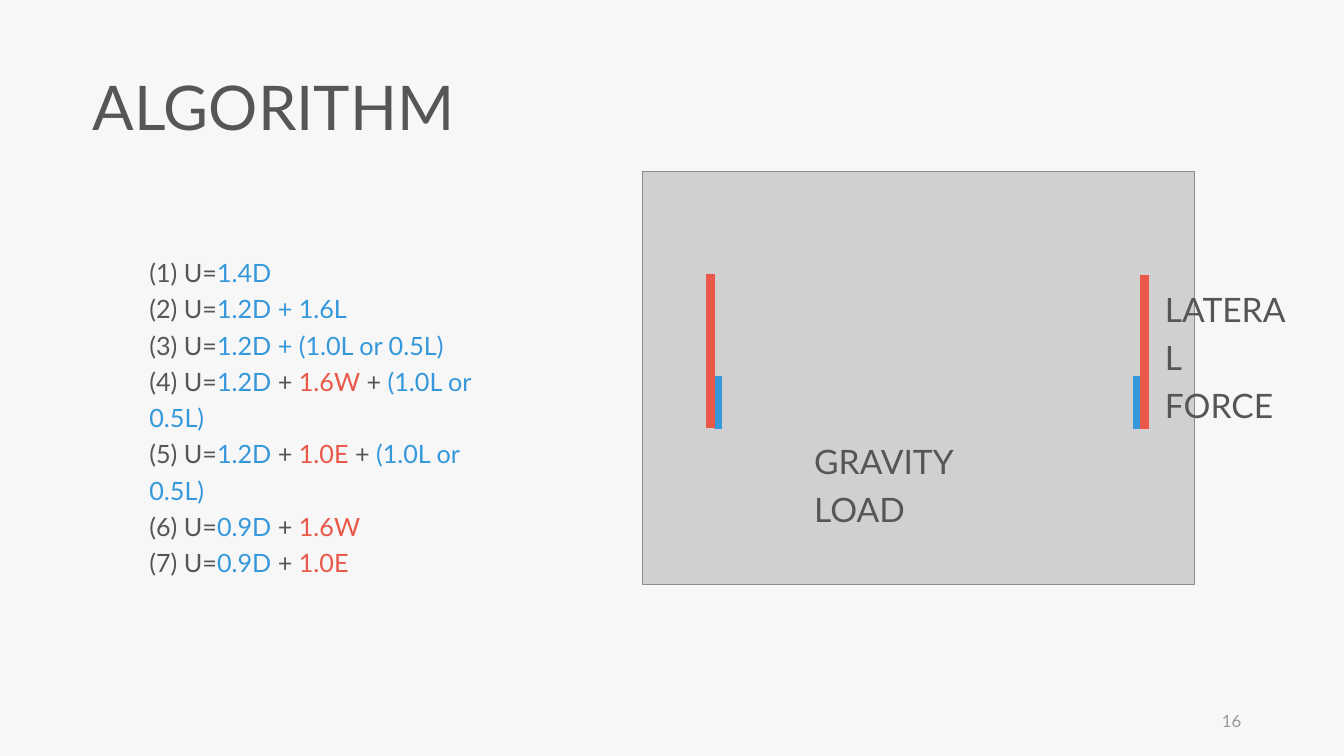
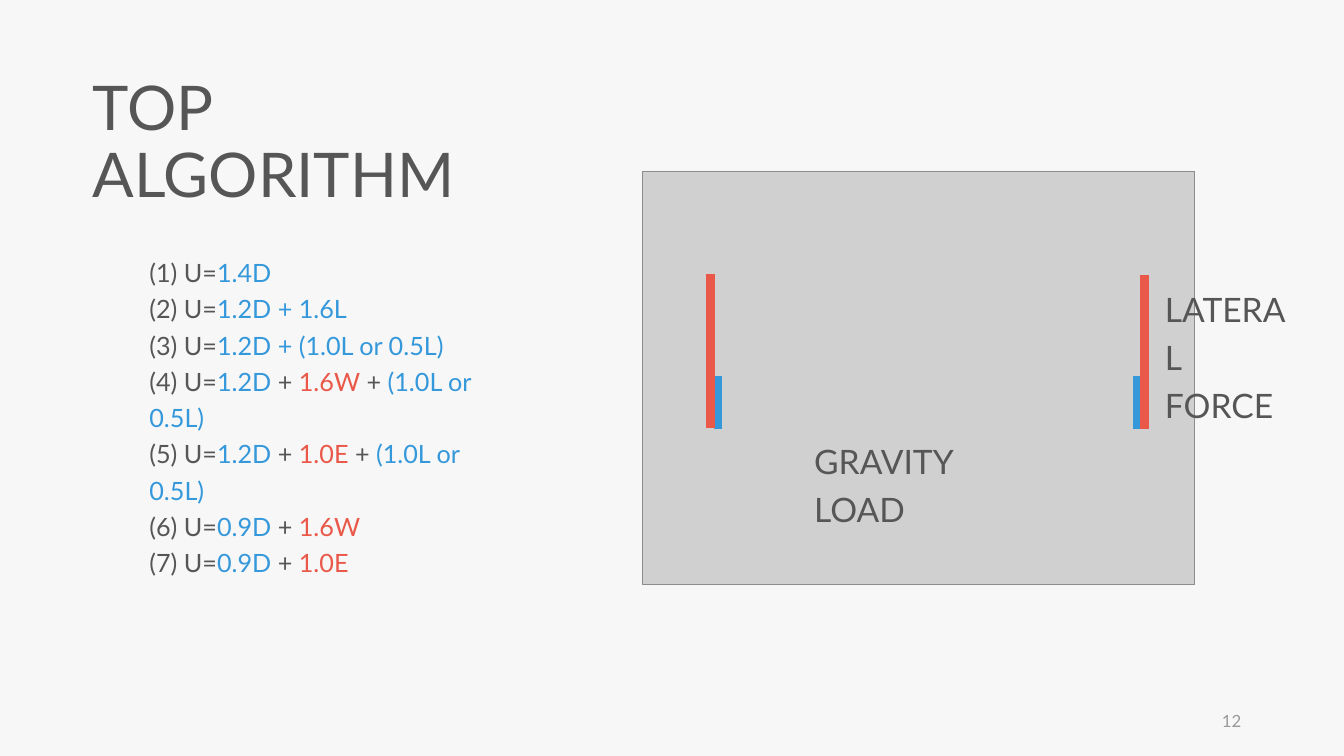
Before and after one commit to skyran1278/VbaProject, a slide deck: slide 12 of 20180126_SmartSplice/20180920_Meeting/20180920 Meeting.pptx (slide 16 before the commit). Drawn at 1344x756 pixels with LibreOffice and Linux fonts; fonts in the diff are those of the drawing; grey boxes stand for pictures. Boxes give left, top, right and bottom in pixels: in the first picture for what was removed or moved away, otherwise in the second. Text is boxed around its words. In the diff, an @@ line names an element or a change of style, - is before the commit and + after.

```diff
--- a/20180126_SmartSplice/20180920_Meeting/20180920 Meeting.pptx
+++ b/20180126_SmartSplice/20180920_Meeting/20180920 Meeting.pptx
@@ text at <box>93,85,455,198</box>: text changed @@
-ALGORITHM
+TOP ALGORITHM
@@ page number at <box>1222,715,1241,727</box>: text changed @@
-16
+12
```
Also in this commit, not shown: 14 other slides changed, 3 slides added, 53 slides removed, 4 other files.
